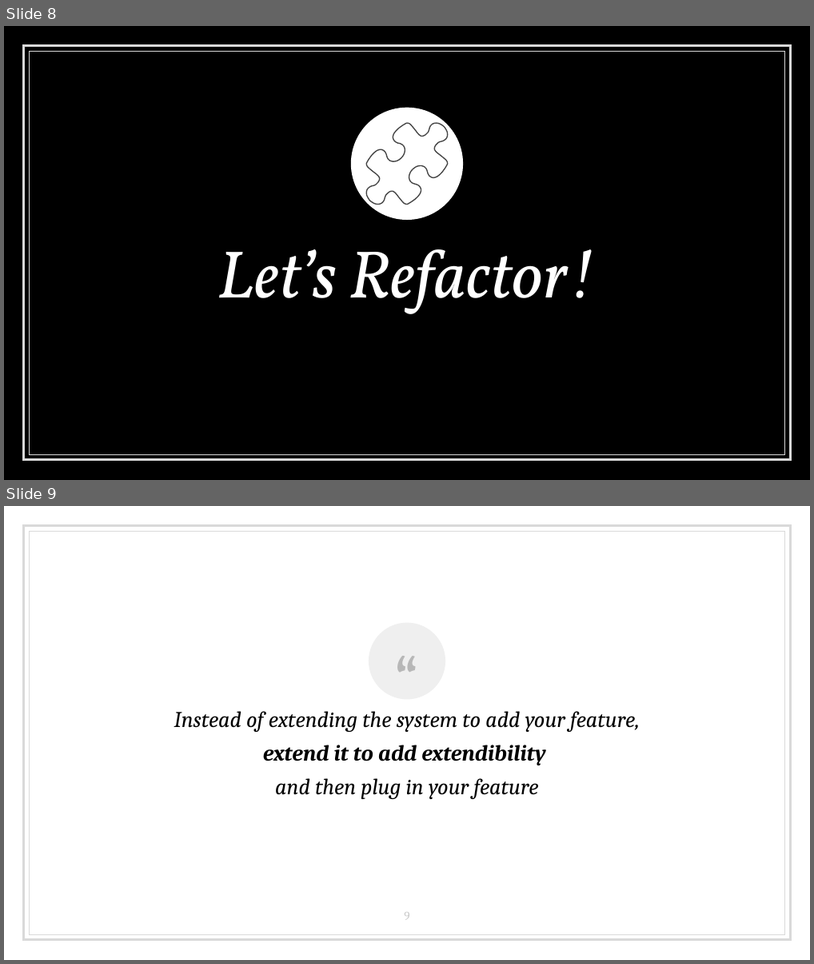
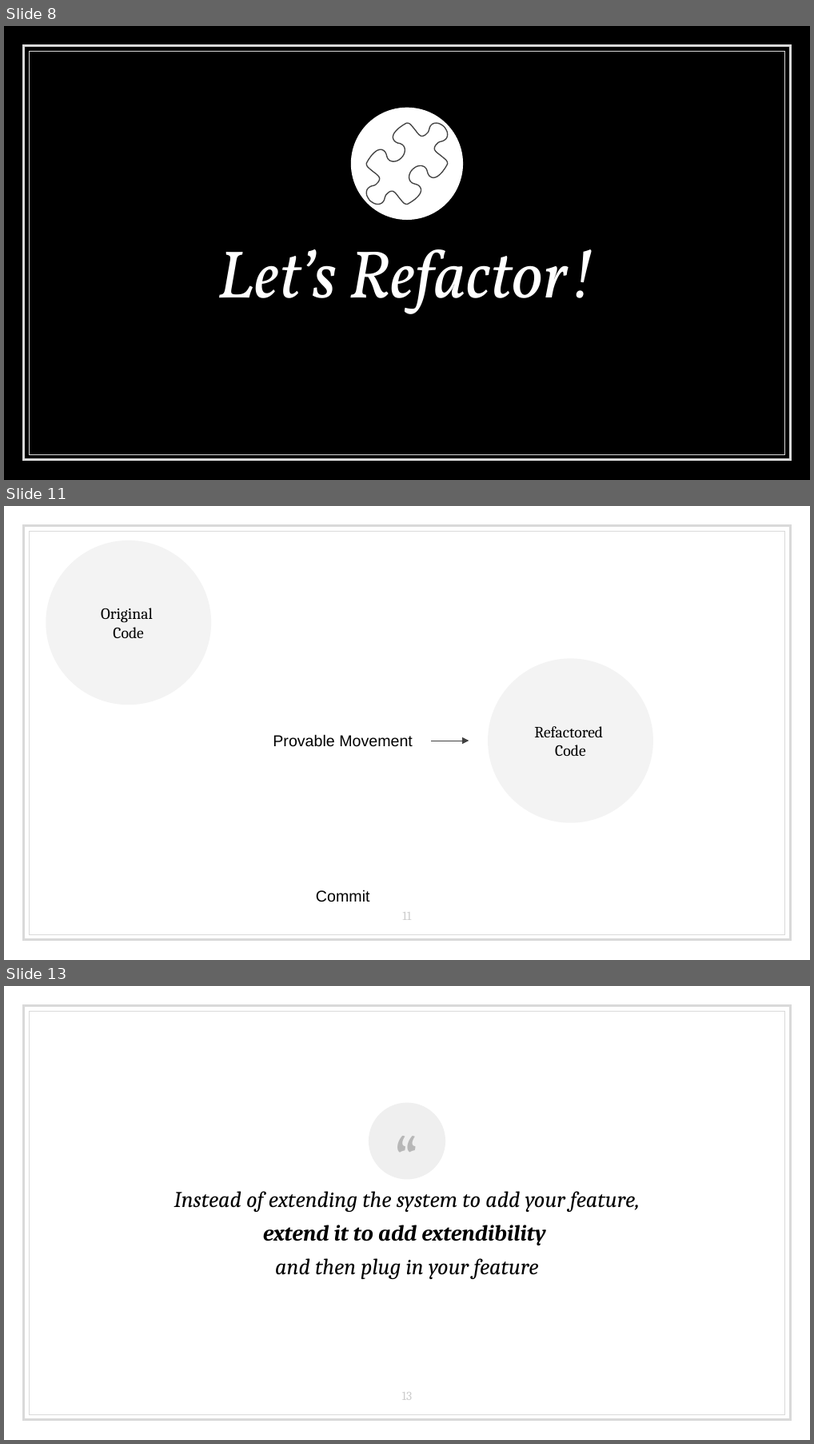
Before and after one commit to LearnWithLlew/RefactoringToCleanerCode.Slides, a slide deck: RefactoringToCleanerCode.pptx. Shown one above the other, each under a label of ours: slides 8 and 9 before the commit, slides 8, 11 and 13 after it; the slides between them are not shown. The pictures are 814x964 and 814x1444 pixels, drawn with LibreOffice and Linux fonts; fonts in the diff are those of the drawing. Boxes give left, top, right and bottom in pixels: in the first picture for what was removed or moved away, otherwise in the second. Text is boxed around its words. In the diff, an @@ line names an element or a change of style, - is before the commit and + after.

Commit message:
Provable Undo Theory & steps

```diff
--- a/RefactoringToCleanerCode.pptx
+++ b/RefactoringToCleanerCode.pptx
@@ slide 11 added at (x1=4, y1=506, x2=810, y2=960), background #FFFFFF; not listed: 2 template elements that a slide beside it also shows @@
@@ ellipse added at (x1=46, y1=540, x2=211, y2=705), fill #F3F3F3, 14 pt, text #000000 @@
+Original
+Code
@@ ellipse added at (x1=488, y1=659, x2=653, y2=823), fill #F3F3F3, 14 pt, text #000000 @@
+Refactored
+Code
@@ text added at (x1=273, y1=734, x2=413, y2=747), 14 pt, text #000000 @@
+Provable Movement
@@ arrow added from (431, 740) to (470, 740), #424242 0.75 pt @@
@@ text added at (x1=316, y1=889, x2=370, y2=902), 14 pt, text #000000 @@
+Commit
@@ page number added at (x1=402, y1=912, x2=411, y2=920), 11 pt, text #CCCCCC @@
+11
@@ what was slide 9 is now slide 13 @@
@@ page number at (x1=402, y1=1392, x2=413, y2=1400): text changed @@
-9
+13
```
Also in this commit, not shown: 3 other slides added.
